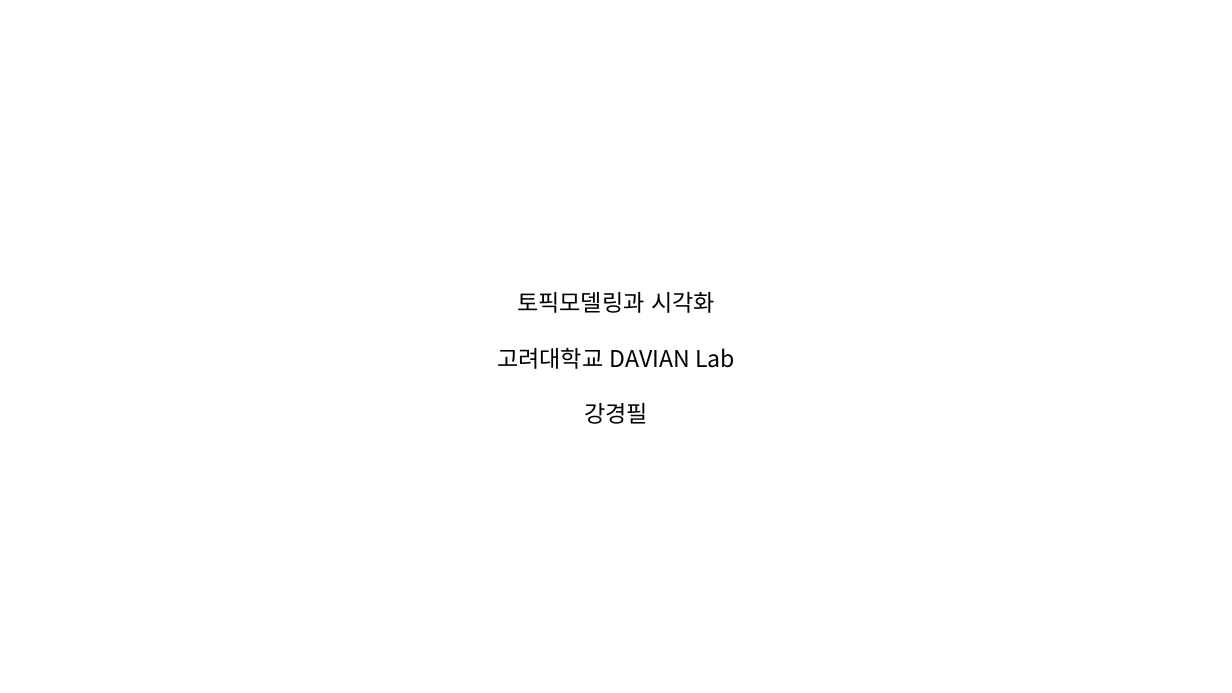
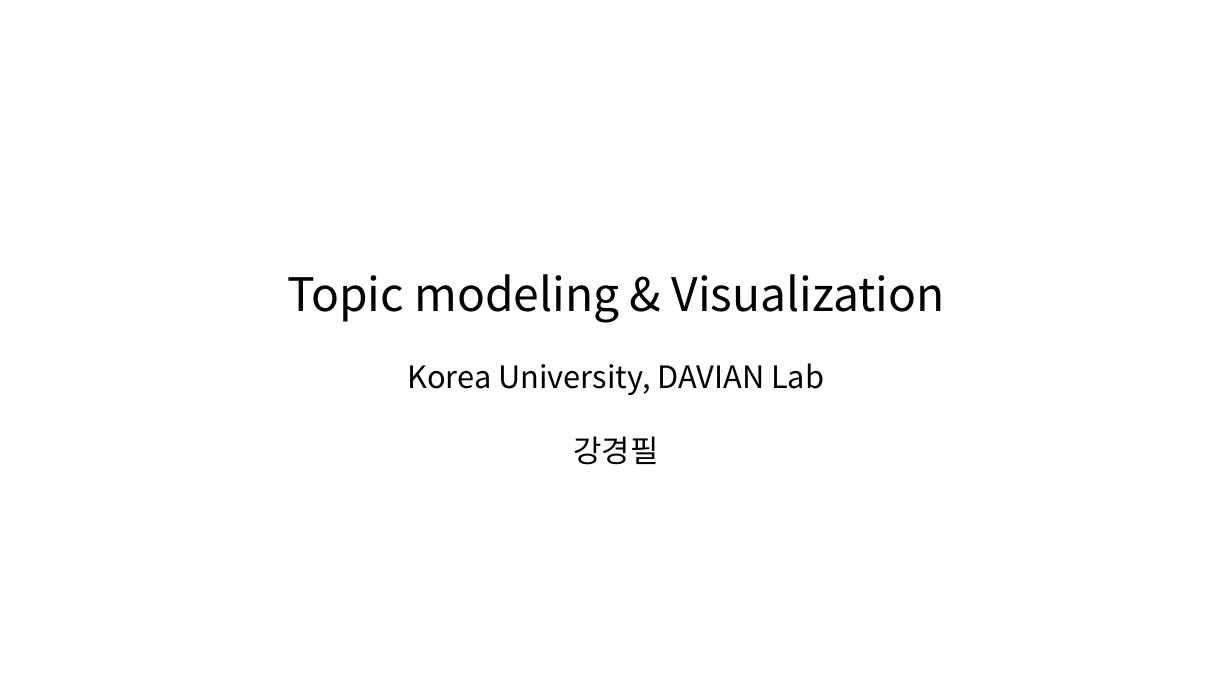
Before and after one commit to Kyeongpil/bitcoin_topicmodeling, a slide deck: slide 1 of visualization.pptx. Drawn at 1232x693 pixels with LibreOffice and Linux fonts; fonts in the diff are those of the drawing. Boxes give left, top, right and bottom in pixels: in the first picture for what was removed or moved away, otherwise in the second. Text is boxed around its words. In the diff, an @@ line names an element or a change of style, - is before the commit and + after.

Commit message:
update

```diff
--- a/visualization.pptx
+++ b/visualization.pptx
@@ text "Topic modeling & Visualization": place and size @@
-text "Topic modeling & Visualization" at (497, 292, 735, 424)
+text "Topic modeling & Visualization" at (287, 274, 945, 465)
@@ text at (287, 274, 945, 395): text changed; size 18 to 36 pt @@
-토픽모델링과 시각화
-고려대학교 DAVIAN Lab
+Topic modeling & Visualization
+Korea University, DAVIAN Lab
@@ text at (573, 436, 658, 465): size 18 to 24 pt in "강경필" @@
```
Also in this commit, not shown: 1 other slide changed.
